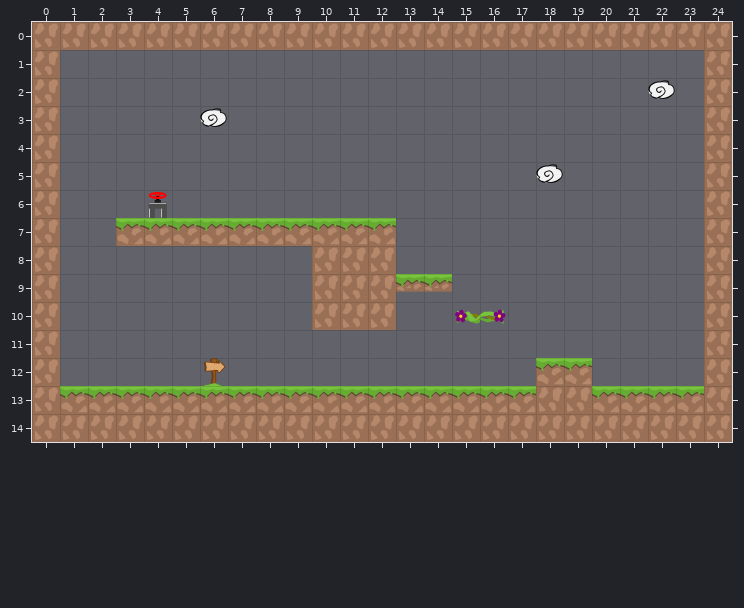
Tiled map -- android/assets/levels/ins_level_6.tmx. The picture above is the old version.
Cells are 128x128 px. Shown: x 0..24, y 0..14.
Now the later version:
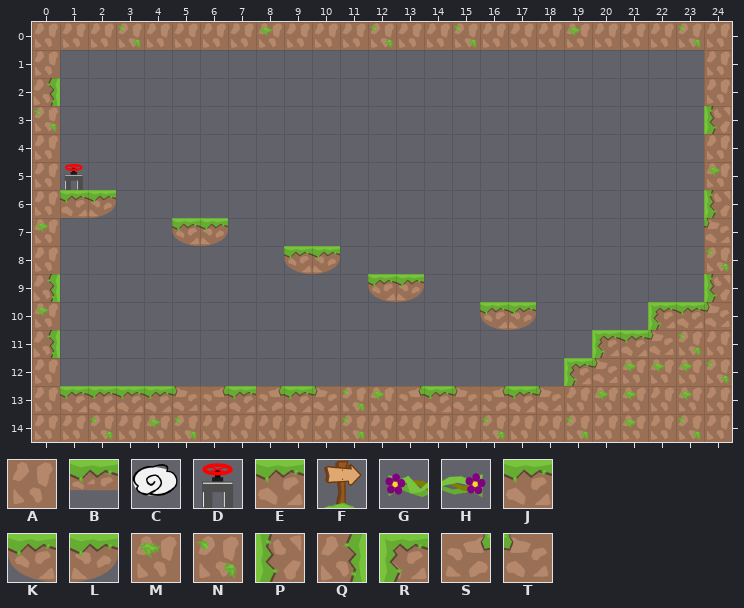
Key: from "tiles_128x128": A 0, B 1, C 6, D 10, E 12, F 18, G 21, H 23; from "tiles_128x128_green": J 0, K 2, L 3, M 7, N 8, P 9, Q 10, R 18, S 33, T 34.
_ is an empty cell.
Tiles replaced or removed in this view: A, B, C, D, E, F, G, H.
The edit:
Changed rows in their new state; . is an unchanged cell.
Layer "graphics":
first column x 0:
 0 ...N....M...N..N...M...N.
 2 Q....................._..
 3 N....._.................P
 5 .D................_.....M
 6 .JL._...................P
 7 M..__KL______...........T
 8 .........KL__...........N
 9 Q.........__KL_.........P
10 M.........___.._KL....RJT
11 Q...................RJTN.
12 ......_..........._RTMMMN
13 .....TS.S.TNMS.TS.T.MMAM.
14 ..N.MN.....N....N..N.M.N.
